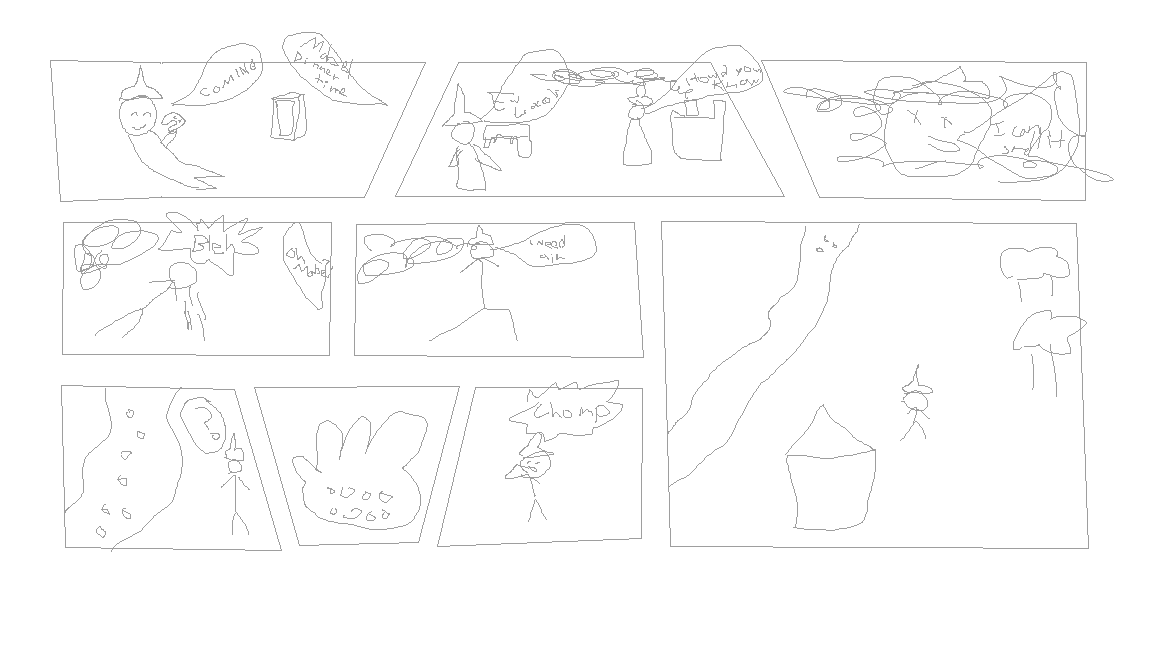
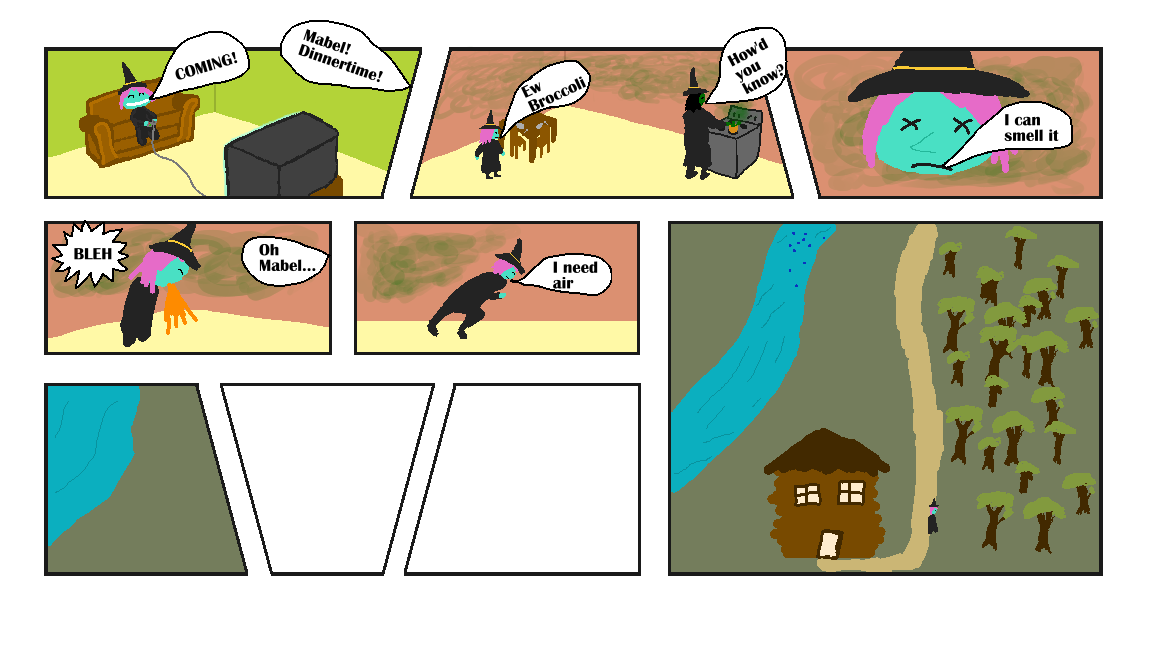
Before/after of a 1152x648 layered artwork. What changed in the layer stack:
hid group "attempt 1" (3 layers) over [44, 20, 1114, 576]
moved "Panel arts" into group "attempt 1" over [64, 20, 1114, 576]
moved "cell borders" into group "attempt 1" over [44, 20, 1114, 576]
added group "Panel 1" with 18 layers above "Panel 2" over [44, 20, 512, 256]
added layer "Panel 1 Border" in group "Panel 1" over [44, 20, 448, 256]
added layer "Wallpaper" (1st of 5, in "Panel 1") in group "Panel 1" over [44, 20, 448, 256]
added group "Panel 2" with 26 layers above "Panel 3" over [320, 20, 832, 281]
added layer "Panel 2 Border" in group "Panel 2" over [320, 20, 832, 256]
added layer "Flooring" (2nd of 4, in "Panel 2") in group "Panel 2" over [384, 64, 832, 256]
added layer "Wallpaper" (2nd of 5, in "Panel 2") in group "Panel 2" over [384, 27, 832, 256]
added group "Panel 3" with 8 layers above "Panel 4" over [768, 27, 1114, 256]
added layer "Panel 3 Border" in group "Panel 3" over [768, 27, 1114, 256]
added layer "Smoke" (2nd of 4, in "Panel 3") in group "Panel 3" over [768, 27, 1114, 256]
added group "Panel 4" with 14 layers above "Panel 5" over [44, 192, 1103, 576]
added layer "Panel 4 Border" in group "Panel 4" over [44, 192, 1103, 576]
added group "Panel 5" with 11 layers above "Panel 6" over [320, 192, 1103, 576]
added layer "Panel 5 Border" in group "Panel 5" over [320, 192, 1103, 576]
added group "Panel 6" with 21 layers above "Panel 7" over [640, 163, 1114, 576]
added layer "Panel 6 Border" in group "Panel 6" over [640, 192, 1103, 576]
added layer "River" (1st of 2, in "Panel 6") in group "Panel 6" over [640, 192, 896, 576]
added layer "Grass" (1st of 2, in "Panel 6") in group "Panel 6" over [640, 192, 1103, 576]
added group "Panel 9" with 1 layers above "Panel Borders backup 2" over [384, 320, 704, 576]
added layer "Panel 9 Border" in group "Panel 9" over [384, 320, 704, 576]
…and 84 more changes (84 added)
